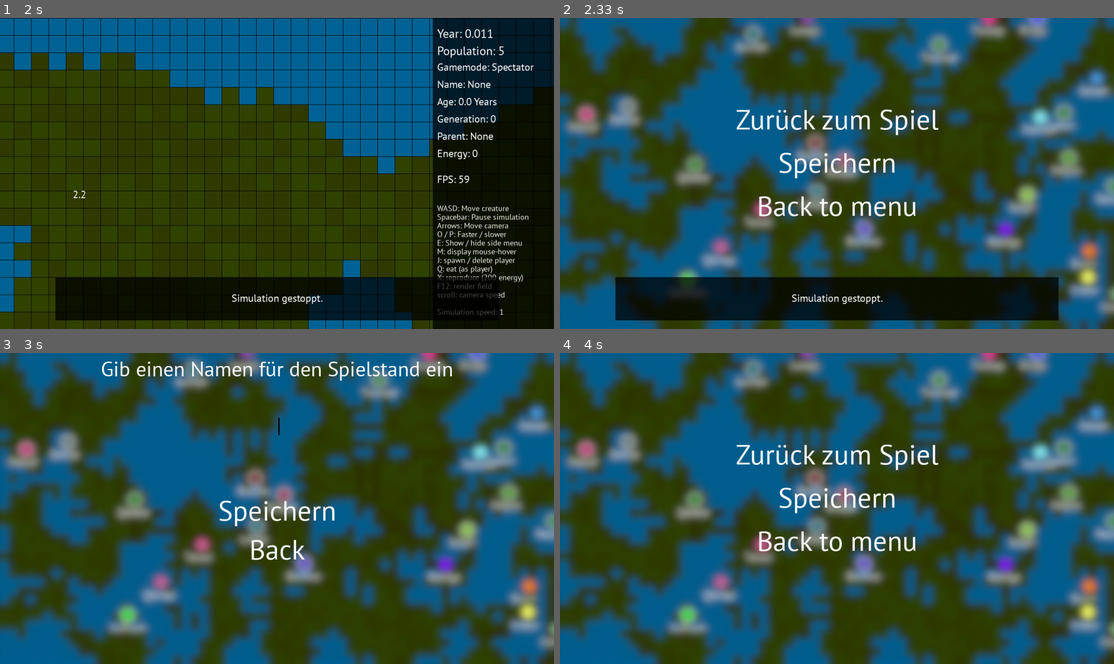
Above: before the commit, frames 1-4 (two rows, left to right).
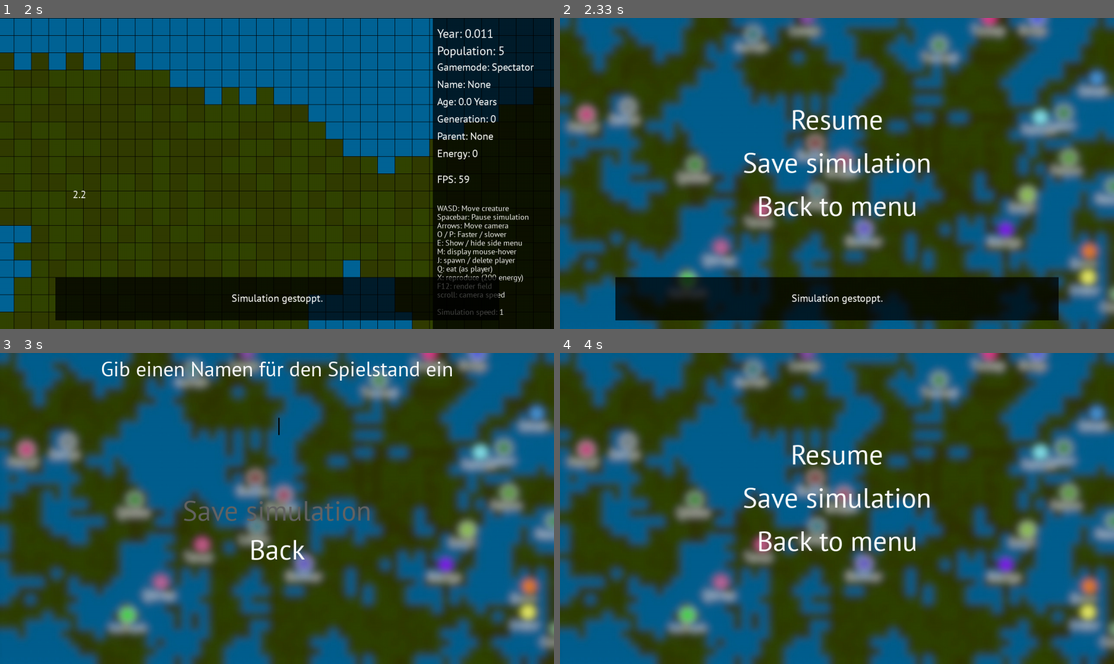
Above: after the commit, the same moments.

Repository: coding-lines/evolvers
Game: pygame game, started from evolversFiles/runGame_GUI.py
Two runs of this game, one before a commit and one after it. Both use one fixed random seed, a clock stepped at 60 frames per second and the inputs below.
Inputs (mouse positions are in pixels of both pictures, inside the frame that each line leads up to):
- Up to frame 1 (2 s): click "START" at 0.38 s; click "New simulation" at 0.72 s; click "Start" at 1.05 s; hold Right 1.33-1.8 s; move the mouse to (470, 210) at 1.37 s; hold Up from 1.88 s (still down); move the mouse to (72, 179) at 1.92 s; tap Space at 1.95 s
- Up to frame 2 (2.33 s): tap E at 2.03 s; release Up at 2.18 s; tap Esc at 2.22 s
- Up to frame 3 (3 s): click (337, 508) at 2.6 s; hold Right from 2.88 s (still down); tap Space at 2.95 s
- Up to frame 4 (4 s): tap E at 3.03 s; tap Space at 3.25 s; release Right at 3.35 s; click (981, 480) at 3.43 s; click (837, 508) at 3.77 s, where only the run after the commit has a clickable "Save simulation"

Frame 1 is identical in both runs. In frame 2, 2.0% of the frame differs, in the area x 31-69%, y 29-52%; in frame 3, 0.9%; in frame 4, 2.0%.

Commit message:
Second-last language update

Diff:
--- a/evolversFiles/runGame_GUI.py
+++ b/evolversFiles/runGame_GUI.py
@@ -24,7 +24,7 @@
     builtinLanguage = {
                         "title":"English (external)","author":"Original",
                         "general":{"back":"Back","results":"Results","points":"points","wait":"Please wait..","save":"Save simulation","load":"Load simulation","menu":"Back to menu"},
-                        "menu":{"start":"Start","benchmark":"Benchmark","setting":"Settings","new":"New simulation","load":"Load simulation","simBench":"Simulation benchmark","worldsize":"World size","startcreatures":"Start creatures"},
+                        "menu":{"start":"Start","benchmark":"Benchmark","setting":"Settings","new":"New simulation","load":"Load simulation","simBench":"Simulation benchmark","resume":"Resume","worldsize":"World size","startcreatures":"Start creatures"},
                         "benchmarks":{"suggestion":"Suggestion","low":"Low settings","medium":"Medium settings","high":"High settings","simulating":"Simulating scenario","benchmarkRunning":"Benchmark is running..."},
                         "settings":{"view_distance":"View distance","relative_scale":"Size in relation to energy","low":"Low","medium":"Medium","high":"high"},
                         "sidebar":{"years":"Years","year":"Year","population":"Population","mode":"Gamemode","name":"Name","age":"Age","generation":"Generation","parent":"Parent","energy":"Energy","fps":"FPS","simulation_speed":"Simulation speed"},
@@ -354,7 +354,7 @@
                 game.storage.benchmarkFrame += 1
             elif game.options.currentScreen == "benchmark_nogui_results":
                 screen.blit(game.storage.textureStorage["backgroundimage"],(0,0))
-                screen.blit(results,(520,10))
+                screen.blit(game.storage.guiTexts["results"],(520,10))
                 resultPoints1 = game.storage.fonts[48].render(game.options.langData["benchmarks"]["low"]+": "+str(int((1/(game.storage.benchmarkResults[0]/20))*1000))+" "+game.options.langData["general"]["points"], True, const.WHITE)
                 screen.blit(resultPoints1,(10,120))
                 resultPoints2 = game.storage.fonts[48].render(game.options.langData["benchmarks"]["medium"]+": "+str(int((1/(game.storage.benchmarkResults[1]/20))*1000))+" "+game.options.langData["general"]["points"], True, const.WHITE)
@@ -371,8 +371,8 @@
                 screen.blit(game.storage.guiTexts["back"] if not (mousePos[0] in range((game.options.dimensions[0]//2)- …(302 unchanged characters)…
             elif game.options.currentScreen == "escapeMenu":
                 screen.blit(game.storage.textureStorage["backgroundimage"],(0,0))
-                screen.blit(backToGame if not (mousePos[0] in range((game.options.dimensions[0]//2)-(backToGame.get_rect().width//2),(game.options.dimensions[0]//2)+(backToGame.get_rect().width//2)) and mousePos[1] in range(190,260)) else backToGame_HOVER,((game.options.dimensions[0]//2)-(backToGame.get_rect().width//2),200))
-                screen.blit(saveGame if not (mousePos[0] in range((game.options.dimensions[0]//2)-(saveGame.get_rect().width//2),(game.options.dimensions[0]//2)+(saveGame.get_rect().width//2)) and mousePos[1] in range(290,360)) else saveGame_HOVER,((game.options.dimensions[0]//2)-(saveGame.get_rect().width//2),300))
+                screen.blit(game.storage.guiTexts["resume"] if not (mousePos[0] in range((game.options.dimensions[0]//2)-(game.storage.guiTexts["resume"].get_rect().width//2),(game.options.dimensions[0]//2)+(game.storage.guiTexts["resume"].get_rect().width//2)) and mousePos[1] in range(190,260)) else game.storage.guiTexts["resumeHover"],((game.options.dimensions[0]//2)-(game.storage.guiTexts["resume"].get_rect().width//2),200))
+                screen.blit(game.storage.guiTexts["save"] if not (mousePos[0] in range((game.options.dimensions[0]//2)-(game.storage.guiTexts["save"].get_rect().width//2),(game.options.dimensions[0]//2)+(game.storage.guiTexts["save"].get_rect().width//2)) and mousePos[1] in range(290,360)) else game.storage.guiTexts["saveHover"],((game.options.dimensions[0]//2)-(game.storage.guiTexts["save"].get_rect().width//2),300))
                 screen.blit(game.storage.guiTexts["quitGame"] if not (mousePos[0] in range((game.options.dimensions[0]/ …(322 unchanged characters)…
             elif game.options.currentScreen == "gamemodeSelect":
                 screen.blit(game.storage.textureStorage["backgroundimage"],(0,0))
@@ -390,7 +390,7 @@
                 screen.blit(game.storage.guiTexts["back"] if not (mousePos[0] in range((game.options.dimensions[0]//2)- …(302 unchanged characters)…
                 game.storage.textinput.update(events)
                 screen.blit(game.storage.textinput.get_surface(), ((game.options.dimensions[0]//2)-(game.storage.textinput.get_surface().get_rect().width//2), 150))
-                screen.blit(saveGame if not (mousePos[0] in range((game.options.dimensions[0]//2)-(saveGame.get_rect().width//2),(game.options.dimensions[0]//2)+(saveGame.get_rect().width//2)) and mousePos[1] in range(330,390)) else saveGame_HOVER,((game.options.dimensions[0]//2)-(saveGame.get_rect().width//2),330))
+                screen.blit(game.storage.guiTexts["save"] if not (mousePos[0] in range((game.options.dimensions[0]//2)-(game.storage.guiTexts["save"].get_rect().width//2),(game.options.dimensions[0]//2)+(game.storage.guiTexts["save"].get_rect().width//2)) and mousePos[1] in range(330,390)) else game.storage.guiTexts["saveHover"],((game.options.dimensions[0]//2)-(game.storage.guiTexts["save"].get_rect().width//2),330))
                 if game.storage.noCommaFrames > 0:
                     game.storage.noCommaFrames -= 1
                     screen.blit(noComma, ((game.options.dimensions[0]//2)-(noComma.get_rect().width//2),550))
@@ -541,15 +541,6 @@
 
 
 
-
-
-results = game.storage.fonts[64].render("Ergebnisse", True, const.WHITE)
-
-backToGame = game.storage.fonts[64].render("Zurück zum Spiel", True, const.WHITE)
-backToGame_HOVER = game.storage.fonts[64].render("Zurück zum Spiel", True, const.GREY)
-
-saveGame = game.storage.fonts[64].render("Speichern", True, const.WHITE)
-saveGame_HOVER = game.storage.fonts[64].render("Speichern", True, const.GREY)
 
 noComma = game.storage.fonts[48].render("Im Namen darf kein Komma vorkommen!", True, [255,0,0])
 
@@ -659,7 +650,7 @@
                     elif game.options.currentScreen == "saveAs":
                         if mousePos[0] in range(520,720) and mousePos[1] in range(420,490):
                             game.options.currentScreen = "escapeMenu"
-                        if (mousePos[0] in range((game.options.dimensions[0]//2)-(saveGame.get_rect().width//2),(game.options.dimensions[0]//2)+(saveGame.get_rect().width//2)) and mousePos[1] in range(330,390)):
+                        if (mousePos[0] in range((game.options.dimensions[0]//2)-(game.storage.guiTexts["save"].get_rect().width//2),(game.options.dimensions[0]//2)+(game.storage.guiTexts["save"].get_rect().width//2)) and mousePos[1] in range(330,390)):
                             if "," in game.storage.textinput.get_text():
                                 game.storage.noCommaFrames = 70
                                 screen.blit(noComma, ((game.options.dimensions[0]//2)-(noComma.get_rect().width//2),550))
Not shown, changed: evolversFiles/render_template
Not shown, changed: evolversFiles/DE.lang
Not shown, changed: evolversFiles/ENG.lang
